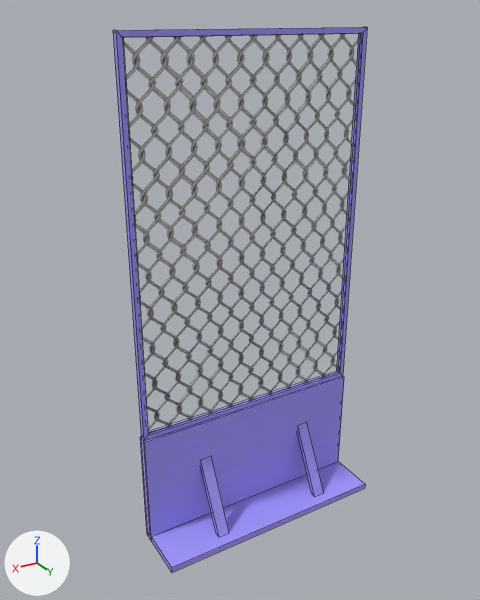
An edit to the FBX model Gravity Puzzle Game/Assets/Art/Models/Props Models/Fence_02_Straight_2m.FBX, drawn before and after from the same camera.
Both versions are drawn from a 50 mm camera at (2.61, 4.18, 4.09) aimed at (0.15, 0.09, 2.05). Arrows for +X, +Y and +Z are at lower left; the lights stay in place. Mesh edges are drawn as thin lines. Where no turn or scale is listed for an object, it has been applied to the vertices. Vertices at the same position are counted once.

Objects in the first picture: 'Fence_02_Straight_2m'.
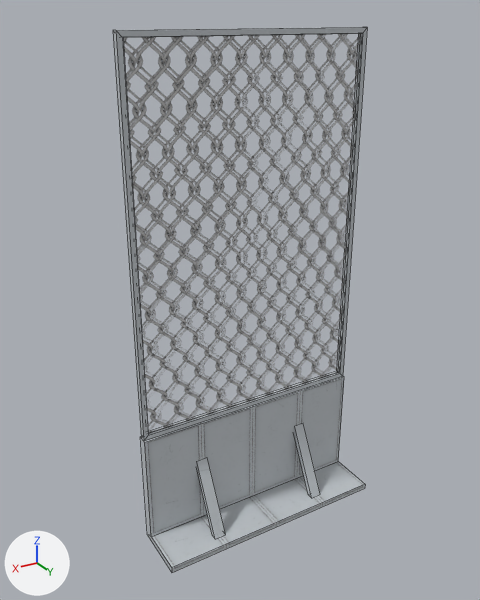
The change, as a diff of the scene's bpy script:
```diff
--- a/Gravity Puzzle Game/Assets/Art/Models/Props Models/Fence_02_Straight_2m.FBX.py
+++ b/Gravity Puzzle Game/Assets/Art/Models/Props Models/Fence_02_Straight_2m.FBX.py
@@ img_metalplates_01_basecolor_png @@
+img_metalplates_01_basecolor_png = load_image('MetalPlates_01_basecolor.png', '../../Textures/Tilable Textures/MetalPlates_01_basecolor.png', 1024, 1024, 'sRGB')
@@ mat_21___default @@
+mat_21___default = principled_material('21 - Default')
+mat_21___default.texture = img_metalplates_01_basecolor_png  # with its transparency
+mat_21___default.roughness = 0.859
@@ me_mesh @@
 # used by ob_fence_02_straight_2m; location = (0.0, 0.0, 0.0)
-me_mesh.from_pydata(...)  # 64 vertices, 54 faces; spans x -1.0..1.0, y -0.05..0.44, z 0.0..4.0
+me_mesh.from_pydata(...)  # 52 vertices, 35 faces; spans x -1.0..1.0, y -0.05..0.44, z 0.0..4.0
+# me_mesh part 1: the loose piece of 8 vertices spanning x 0.41..0.51, y -0.01..0.34, z 0.05..0.65 is rebuilt with 8 vertices and now spans x 0.45..0.55, y -0.01..0.34, z 0.05..0.65, in mat_21___default (picture img_metalplates_01_basecolor_png)
+# me_mesh part 2: the loose piece of 8 vertices spanning x -0.59..-0.49, y -0.01..0.34, z 0.05..0.65 is rebuilt with 8 vertices and now spans x -0.55..-0.45, y -0.01..0.34, z 0.05..0.65, in mat_21___default (picture img_metalplates_01_basecolor_png)
+# me_mesh part 3
+# 12 vertices are removed from x -1.0..1.0, y -0.05..0.04, z 0.0..0.05
+# 22 faces are deleted
+# 7 new faces join them, mat_21___default (picture img_metalplates_01_basecolor_png)
+# me_mesh part 4: 20 kept faces spanning x -1.0..1.0, y -0.03..0.44, z 0.0..4.0 get new texture (UV) coordinates
+# me_mesh part 5: 18 faces spanning x -1.0..1.0, y -0.03..0.44, z 0.0..4.0 switch from mat_07___default (blue #a39aff) to mat_21___default (picture img_metalplates_01_basecolor_png)
 me_mesh.materials.append(mat_19___default)
```

What differs and where, as boxes (x1, y1, x2, y2) in the pictures (480 x 600 px):
part 1 of me_mesh, rebuilt
    before: (201, 456, 229, 537)
    after: (197, 458, 226, 539)
part 2 of me_mesh, rebuilt
    before: (298, 422, 323, 496)
    after: (294, 423, 320, 498)
part 3 of me_mesh, cut back
    both: (140, 376, 344, 572)
part 4 of me_mesh, surface changed
    both: (124, 33, 361, 428)
part 5 of me_mesh, recoloured (blue to grey)
    both: (113, 27, 367, 572)
